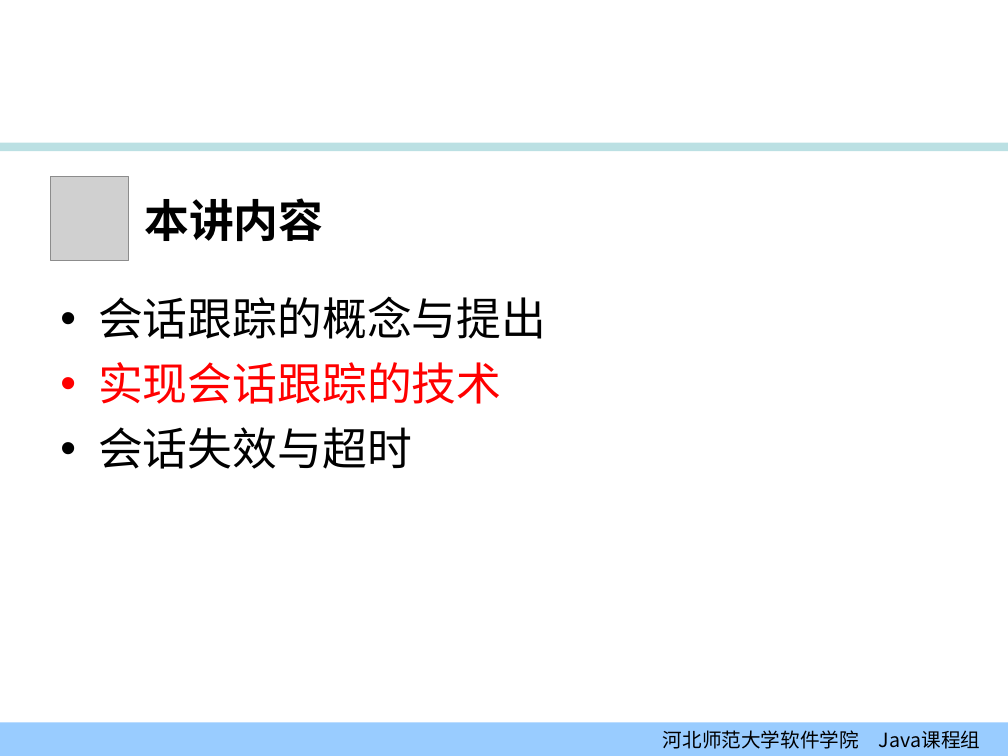
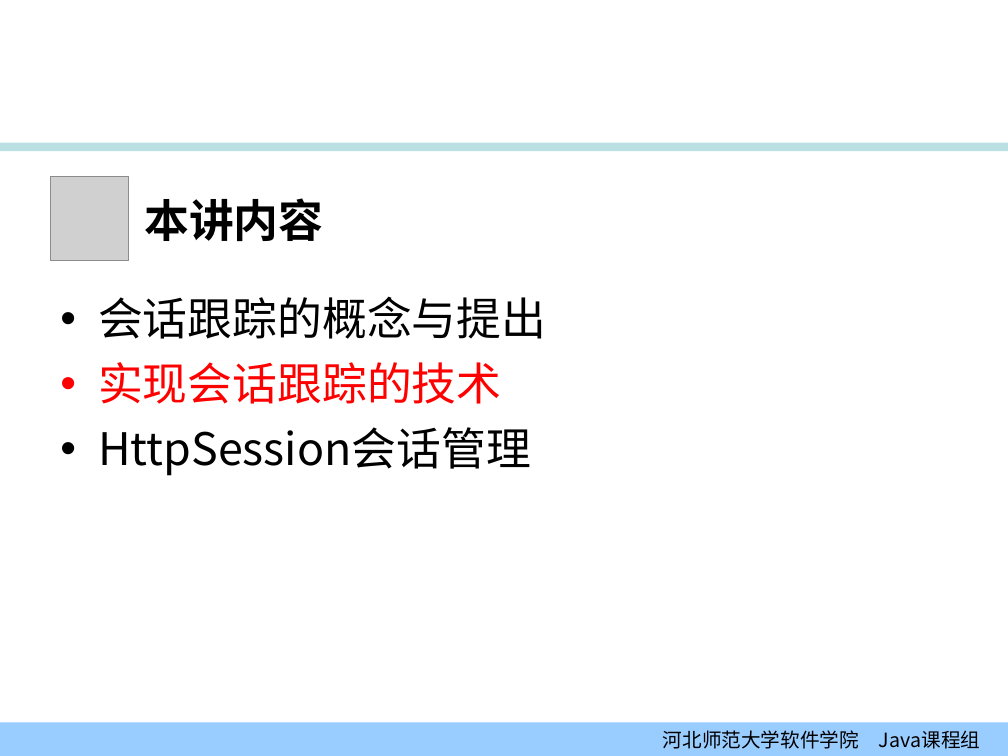
Before and after one commit to edu2act/course-JavaEE, a slide deck: slide 9 of 课程PPT/02-01_会话.ppt. Drawn at 1008x756 pixels with LibreOffice and Linux fonts; fonts in the diff are those of the drawing; grey boxes stand for pictures; background and template pictures are left out. Boxes give left, top, right and bottom in pixels: in the first picture for what was removed or moved away, otherwise in the second. Text is boxed around its words. In the diff, an @@ line names an element or a change of style, - is before the commit and + after.

```diff
--- a/课程PPT/02-01_会话.ppt
+++ b/课程PPT/02-01_会话.ppt
@@ text at (98, 427, 531, 476): text changed @@
-• 会话失效与超时
+• HttpSession会话管理
```
Also in this commit, not shown: 13 other slides changed, 5 slides added, 6 other files.
